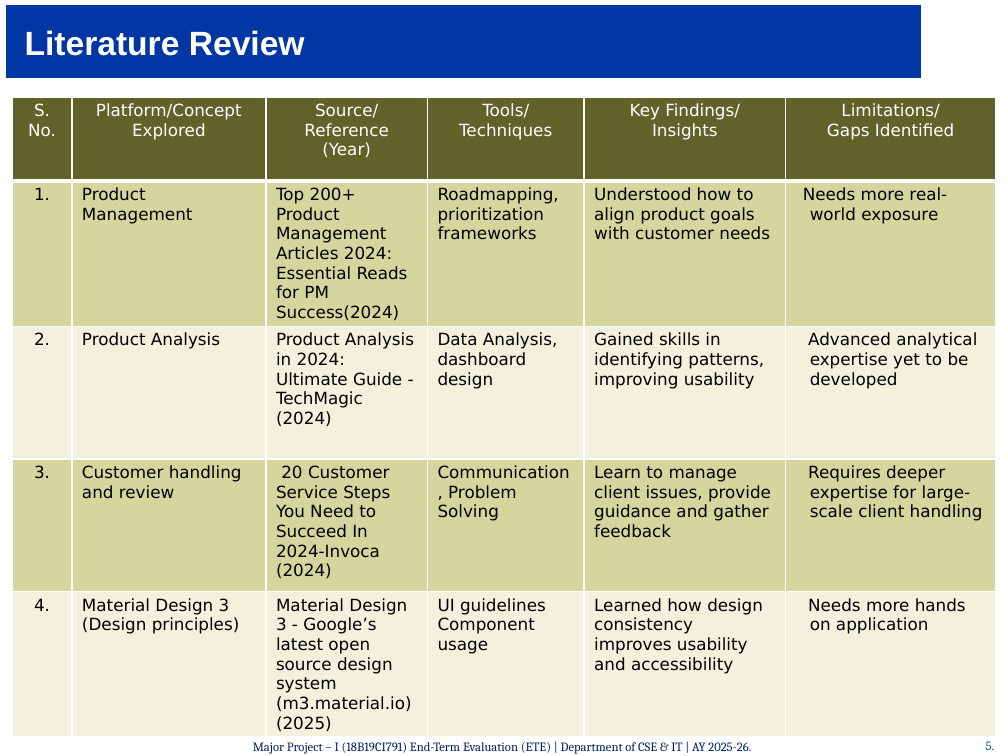
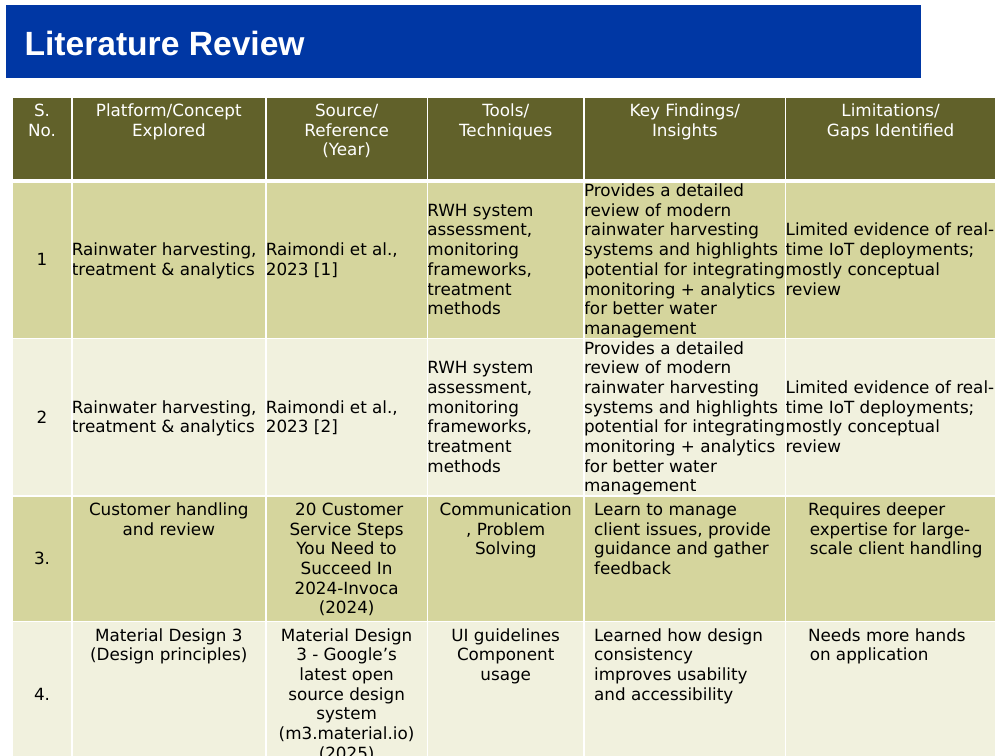
Before and after one commit to saurav2208/MP_IG21, a slide deck: slide 6 of Presentation/IG21.pptx. Drawn at 1008x756 pixels with LibreOffice and Linux fonts; fonts in the diff are those of the drawing; background and template pictures are left out. Boxes give left, top, right and bottom in pixels: in the first picture for what was removed or moved away, otherwise in the second. Text is boxed around its words. In the diff, an @@ line names an element or a change of style, - is before the commit and + after.

Commit message:
updated ppt

```diff
--- a/Presentation/IG21.pptx
+++ b/Presentation/IG21.pptx
@@ table at box(12, 97, 995, 746) @@
-row 2: 1. | Product Management | Top 200+ Product Management Articles 2024: Essential Reads for PM Success(2024) | Roadmapping, prioritization frameworks | Understood how to align product goals with customer needs | Needs more real-world exposure
+row 2: 1 | Rainwater harvesting, treatment & analytics | Raimondi et al., 2023 [1] | RWH system assessment, monitoring frameworks, treatment methods | Provides a detailed review of modern rainwater harvesting systems and highlights potential for integrating monitoring + analytics for better water management | Limited evidence of real-time IoT deployments; mostly conceptual review
-row 3: 2. | Product Analysis | Product Analysis in 2024: Ultimate Guide - TechMagic (2024) | Data Analysis, dashboard design | Gained skills in identifying patterns, improving usability | Advanced analytical expertise yet to be developed
+row 3: 2 | Rainwater harvesting, treatment & analytics | Raimondi et al., 2023 [2] | RWH system assessment, monitoring frameworks, treatment methods | Provides a detailed review of modern rainwater harvesting systems and highlights potential for integrating monitoring + analytics for better water management | Limited evidence of real-time IoT deployments; mostly conceptual review
@@ alignment left to centre @@
```
Also in this commit, not shown: 1 other slide changed, 1 slide added.
